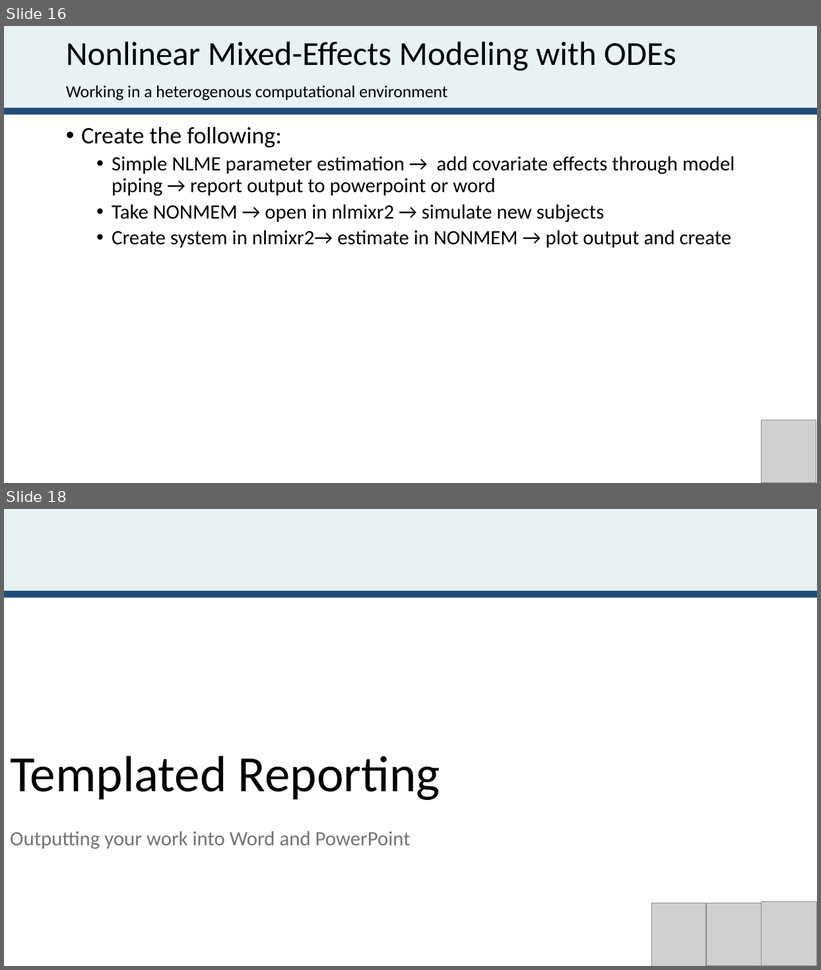
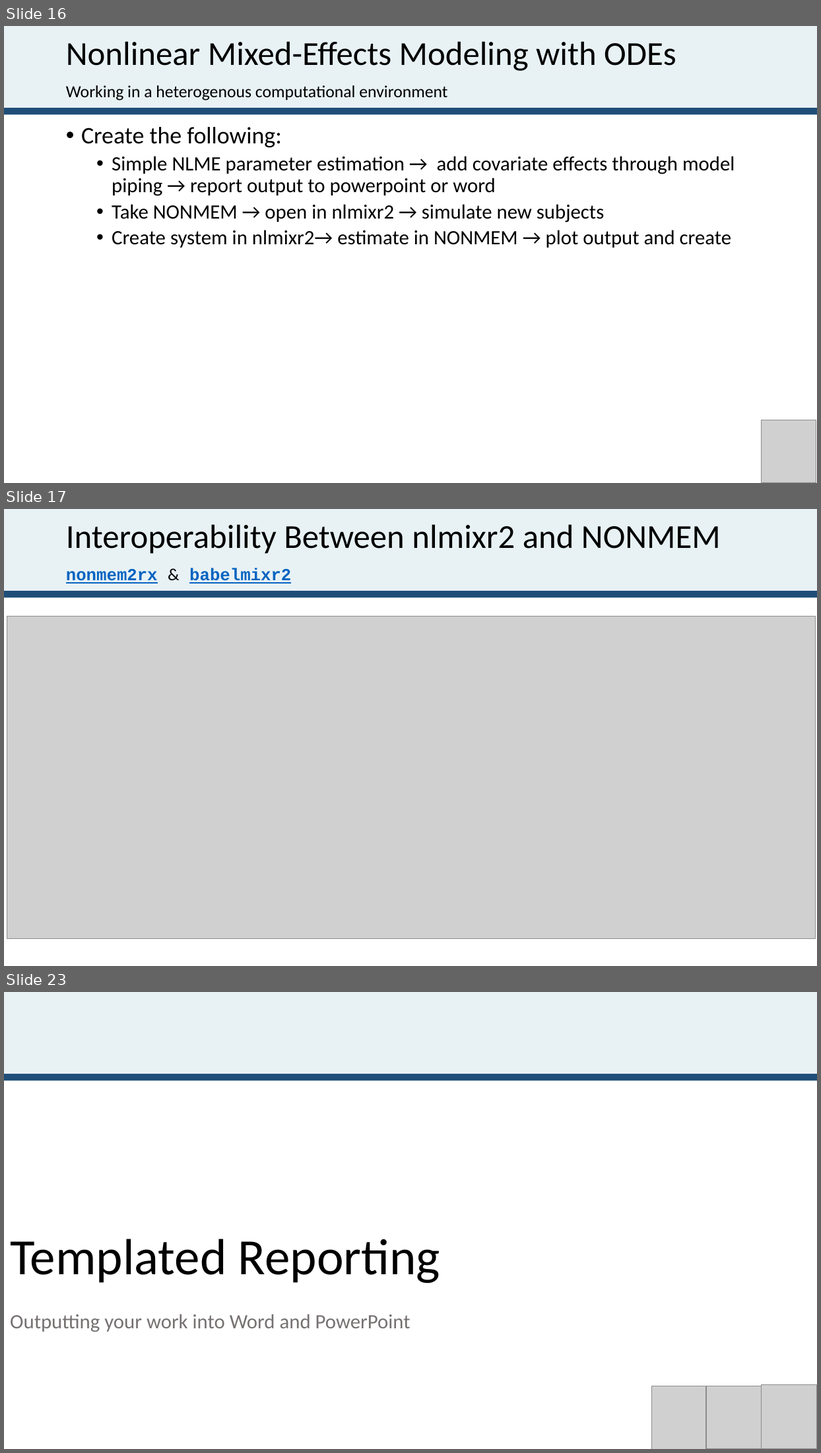
Before and after one commit to john-harrold/osmdd, a slide deck: osmdd.pptx. Shown one above the other, each under a label of ours: slides 16 and 18 before the commit, slides 16, 17 and 23 after it; the slides between them are not shown. The pictures are 821x970 and 821x1453 pixels, drawn with LibreOffice and Linux fonts; fonts in the diff are those of the drawing; grey boxes stand for pictures. Boxes give left, top, right and bottom in pixels: in the first picture for what was removed or moved away, otherwise in the second. Text is boxed around its words. In the diff, an @@ line names an element or a change of style, - is before the commit and + after.

```diff
--- a/osmdd.pptx
+++ b/osmdd.pptx
@@ slide 17 added at [4, 509, 817, 966], background #FFFFFF; not listed: 2 template elements that a slide beside it also shows @@
@@ title added at [66, 524, 721, 554], 39.6 pt, text #000000 @@
+Interoperability Between nlmixr2 and NONMEM
@@ subtitle added at [66, 568, 291, 584], 20 pt, text #0563C1, bold, underline @@
+nonmem2rx & babelmixr2
@@ picture added at [7, 617, 815, 939] @@
@@ what was slide 18 is now slide 23 @@
```
Also in this commit, not shown: 2 slides changed, 4 other slides added.
